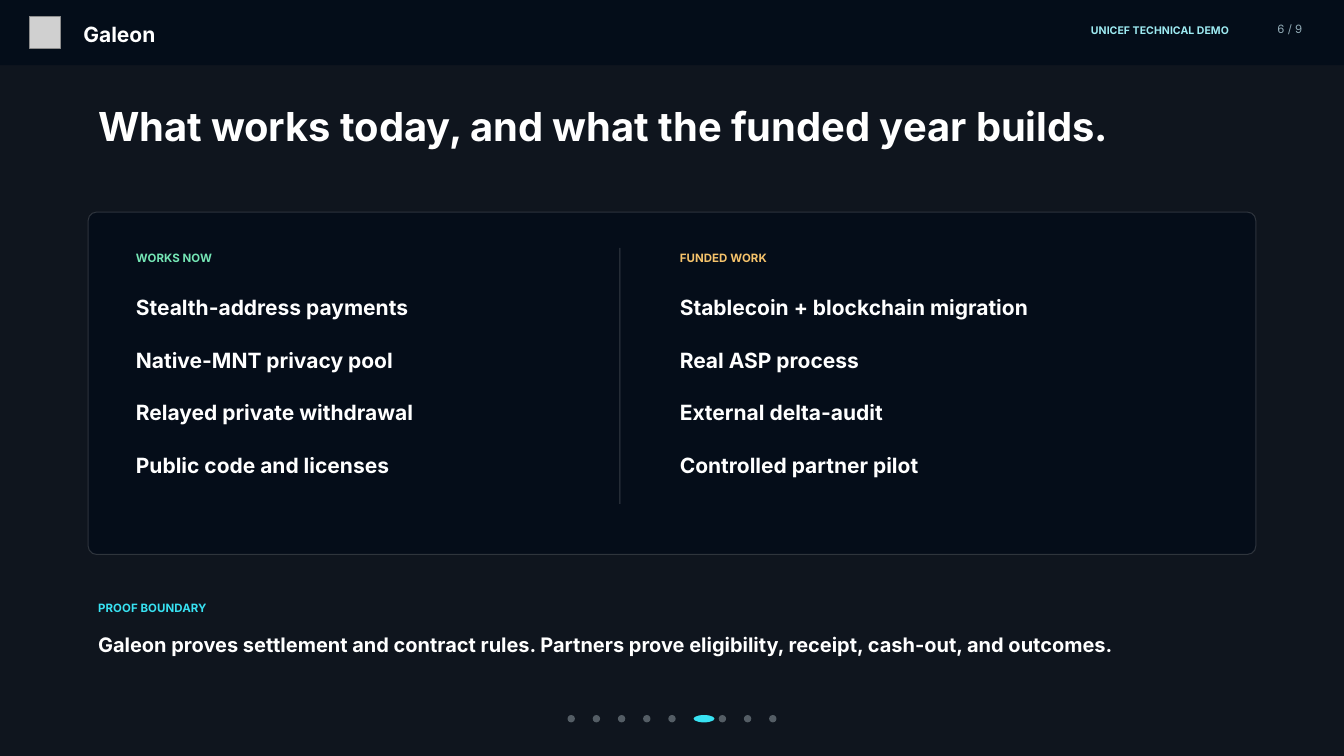
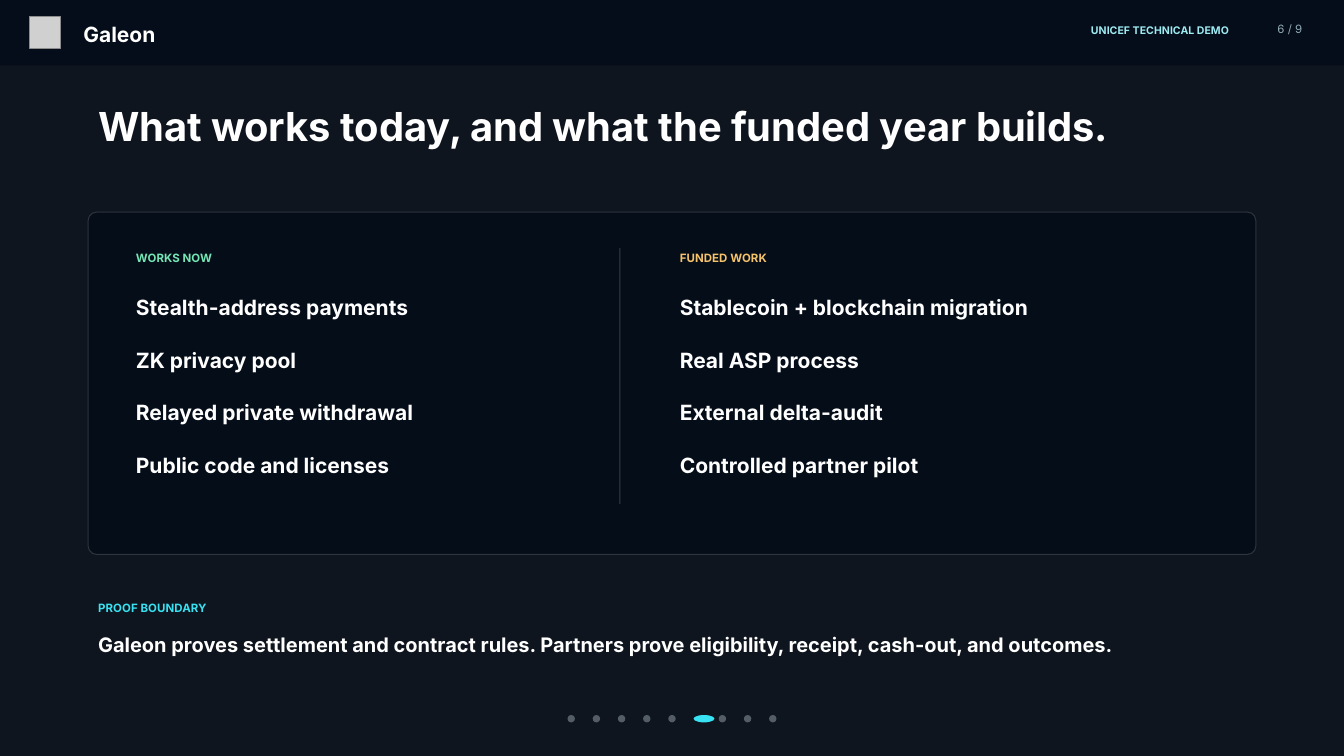
Before and after one commit to mateodaza/galeon, a slide deck: slide 6 of outputs/Galeon_UNICEF_Technical_Demo_2026.pptx. Drawn at 1344x756 pixels with LibreOffice and Linux fonts; fonts in the diff are those of the drawing; grey boxes stand for pictures; background and template pictures are left out; a plain dark background stands for a picture behind light text. Boxes give left, top, right and bottom in pixels: in the first picture for what was removed or moved away, otherwise in the second. Text is boxed around its words. In the diff, an @@ line names an element or a change of style, - is before the commit and + after.

```diff
--- a/outputs/Galeon_UNICEF_Technical_Demo_2026.pptx
+++ b/outputs/Galeon_UNICEF_Technical_Demo_2026.pptx
@@ text at [136, 352, 297, 373]: text changed @@
-Native-MNT privacy pool
+ZK privacy pool
```
Also in this commit, not shown: 3 other slides changed, 1 other file.
